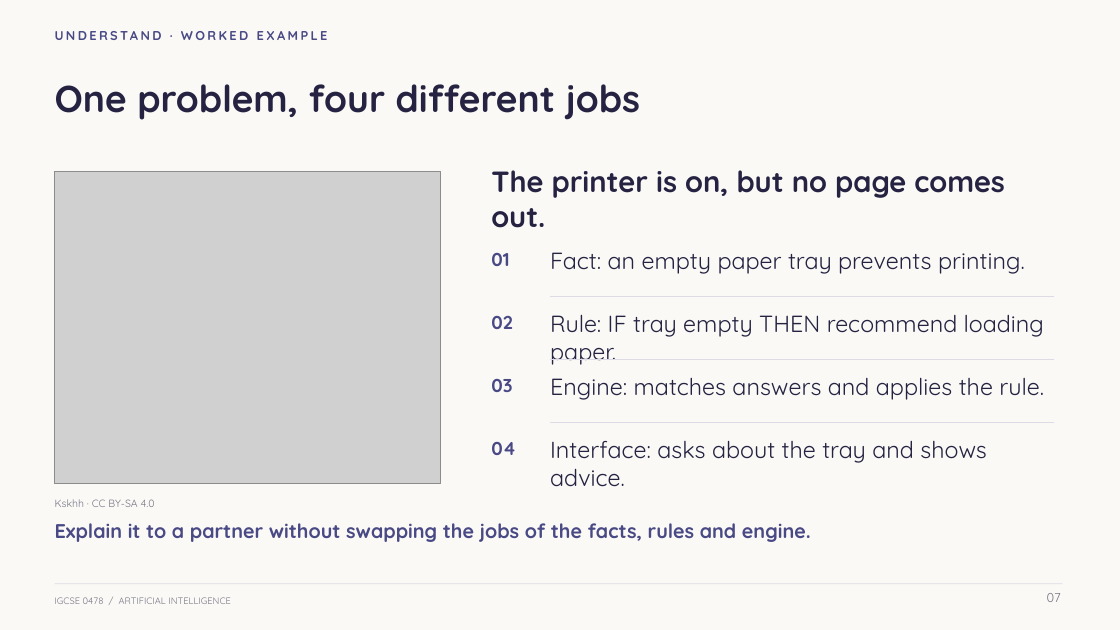
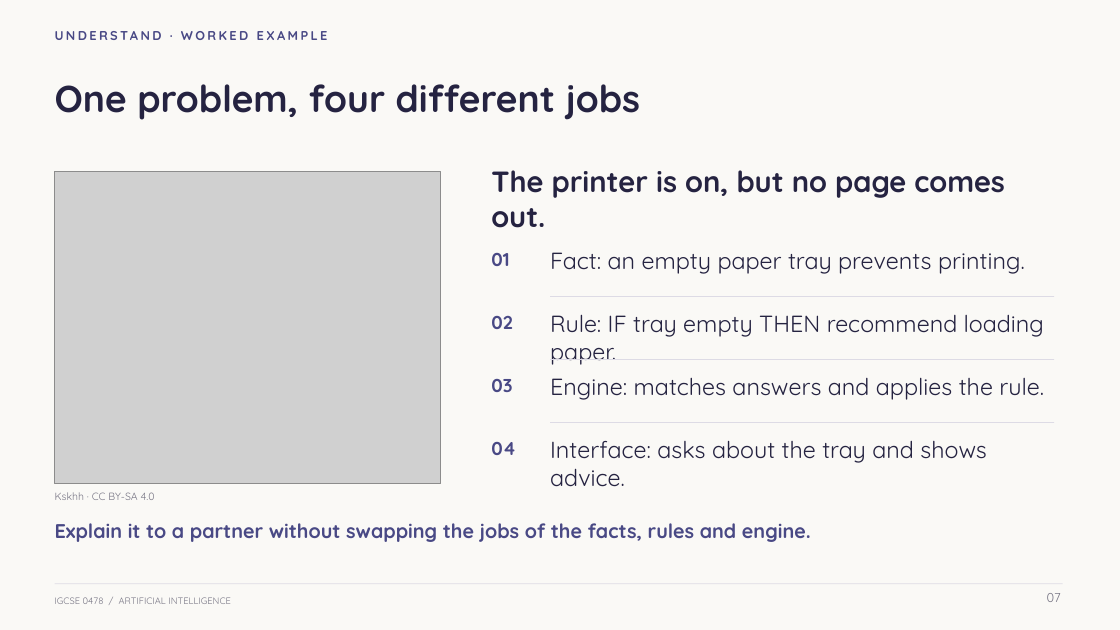
Before and after one commit to myk-sh/cs-lessons, a slide deck: slide 7 of 0478 P1/Artificial Intelligence/IGCSE_0478_Lesson_-_Artificial_Intelligence.pptx. Drawn at 1120x630 pixels with LibreOffice and Linux fonts; fonts in the diff are those of the drawing; grey boxes stand for pictures. Boxes give left, top, right and bottom in pixels: in the first picture for what was removed or moved away, otherwise in the second. Text is boxed around its words. In the diff, an @@ line names an element or a change of style, - is before the commit and + after.

```diff
--- a/0478 P1/Artificial Intelligence/IGCSE_0478_Lesson_-_Artificial_Intelligence.pptx
+++ b/0478 P1/Artificial Intelligence/IGCSE_0478_Lesson_-_Artificial_Intelligence.pptx
@@ text "Kskhh · CC BY-SA 4.0": place and size @@
-text "Kskhh · CC BY-SA 4.0" at [55, 499, 155, 507]
+text "Kskhh · CC BY-SA 4.0" at [55, 492, 155, 500]
```
Also in this commit, not shown: 6 other slides changed, 2 other files.
